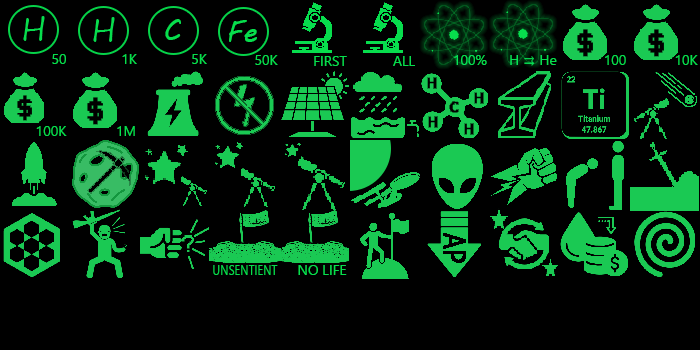
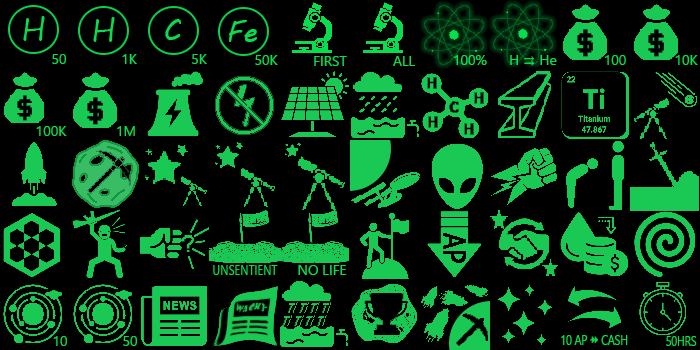
Revision of a layered 700px x 350px image; what changed, layer by layer:
added group "Row5" with 30 layers in group "Tray" over <box>3,281,697,350</box>
added group "5_10" with 2 layers in group "Row5" over <box>639,281,697,346</box>
added layer "Layer 45" in group "5_10" over <box>639,281,686,335</box>
added group "5_9" with 2 layers in group "Row5" over <box>561,286,628,345</box>
added layer "10 AP ⯮ CASH" in group "5_9" over <box>561,335,628,345</box>
added layer "Layer 44" in group "5_9" over <box>568,286,621,328</box>
added group "5_8" with 1 layers in group "Row5" over <box>497,284,552,345</box>
added layer "Layer 43" in group "5_8" over <box>497,284,552,345</box>
added group "5_7" with 5 layers in group "Row5" over <box>421,285,490,350</box>
added layer "Layer 15 copy" in group "5_7" over <box>424,308,449,342</box>
added layer "Layer 17 copy" in group "5_7" over <box>449,301,490,350</box>
added group "5_6" with 1 layers in group "Row5" over <box>351,283,417,343</box>
added layer "Layer 42" in group "5_6" over <box>351,283,417,343</box>
added group "5_5" with 3 layers in group "Row5" over <box>280,281,348,347</box>
added layer "Layer 9 copy" in group "5_5" over <box>280,281,348,347</box>
added layer "Layer 42 copy 4" in group "5_5" over <box>282,302,331,326</box>
added group "5_4" with 1 layers in group "Row5" over <box>212,286,278,347</box>
added layer "Layer 40" in group "5_4" over <box>212,286,278,347</box>
added group "5_3" with 1 layers in group "Row5" over <box>141,286,207,346</box>
added layer "Layer 37" in group "5_3" over <box>141,286,207,346</box>
added group "5_2" with 2 layers in group "Row5" over <box>73,284,137,346</box>
added layer "Layer 36" (1st of 2, in "Tray" › "Row5" › "5_2") in group "5_2" over <box>73,284,132,343</box>
added group "5_1" with 2 layers in group "Row5" over <box>3,284,67,346</box>
added layer "Layer 36" (2nd of 2, in "Tray" › "Row5" › "5_1") in group "5_1" over <box>3,284,62,343</box>
…and 6 more changes (6 added)
